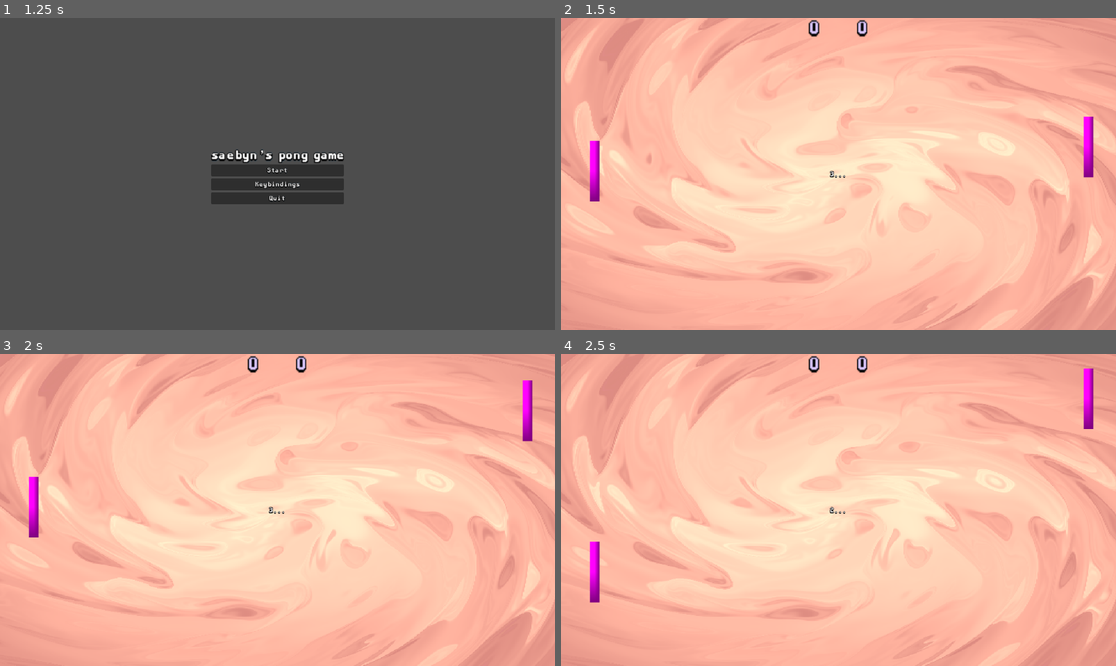
Above: before the commit, frames 1-4 (two rows, left to right).
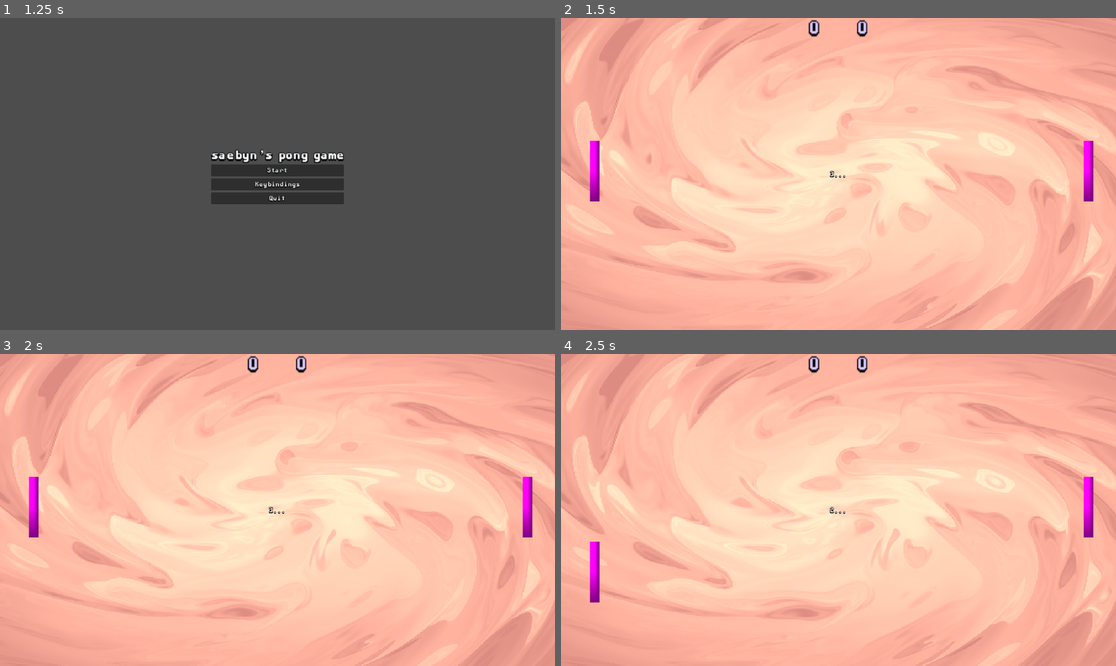
Above: after the commit, the same moments.

Repository: saebyn/godot-pong-game
Game: Godot game, scene res://scenes/splash.tscn
Two runs of this game, one before a commit and one after it. Both use one fixed random seed, a clock stepped at 60 frames per second and the inputs below.
Inputs (mouse positions are in pixels of both pictures, inside the frame that each line leads up to):
- Up to frame 1 (1.25 s): tap Enter at 0.5 s; move the mouse to (399, 158) at 0.52 s; hold W (move_up) from 0.53 s (still down); click (399, 158) at 0.67 s
- Up to frame 2 (1.5 s): release W (move_up) at 1.25 s; click "Start" at 1.25 s
- Up to frame 3 (2 s): no input
- Up to frame 4 (2.5 s): move the mouse to (727, 525) at 2.02 s; hold R (move_down) from 2.03 s (still down)

Frame 1 is identical in both runs. In frame 2, 0.4% of the frame differs, in the area x 94-96%, y 31-59%; in frame 3, 0.7%, in the area x 94-96%, y 8-59%; in frame 4, 0.7%.

Commit message:
Implement AI paddle movement based on ball bounce and connect bounce signal in main scene

Diff:
--- a/ai.gd
+++ b/ai.gd
@@ -3,25 +3,37 @@
 
 const CLOSE_ENOUGH = 5.0
 
-func get_ball_position() -> Vector2:
-  var ball := $"../Ball"
-  return ball.position
+var target: Vector2
+
+func _ready() -> void:
+  target = Vector2(0, get_viewport().size.y / 2)
+
+
+func on_bounce(ball_position: Vector2, ball_velocity: Vector2) -> void:
+  # This function is called when the ball bounces off the paddle
+  # if the velocity x component is moving to the right,
+  # then move the paddle towards where the ball will be when
+  # it's x position is matches the paddle's x position
+  if ball_velocity.x > 0:
+    print("Ball is moving to the right")
+    target.x = position.x
+    target.y = ball_position.y + ball_velocity.y * (position.x - ball_position.x) / ball_velocity.x
+  else:
+    print("Ball is moving to the left")
+    target = position
 
 
 func _physics_process(_delta: float) -> void:
-  # Determine a direction based on where the ball is relative the ai paddle
-  var ball_position := get_ball_position()
-
-  var distance = abs(ball_position.y - position.y)
+  var distance = abs(target.y - position.y)
 
   # If the ball is close enough, don't move
   if distance < CLOSE_ENOUGH:
     velocity.y = move_toward(velocity.y, 0, speed)
   else:
     var direction = 0
-    if ball_position.y < position.y:
+    if target.y < position.y:
       direction = -1
-    elif ball_position.y > position.y:
+    elif target.y > position.y:
       direction = 1
 
     velocity.y = direction * speed
--- a/ball.gd
+++ b/ball.gd
@@ -1,6 +1,8 @@
 extends CharacterBody2D
 
 class_name Ball
+
+signal bounce(position: Vector2, velocity: Vector2)
 
 const SPEED = 300.0
 const ACCELERATION = 20.0
@@ -41,12 +43,17 @@
     # Normalize the velocity vector (to get direction) and multiply by the new speed
     velocity = velocity.normalized() * speed
 
+    # Emit the bounce signal
+    bounce.emit(position, velocity)
+
 
 func reset():
   # Set the initial position of the ball
   position = Vector2(get_viewport().size.x / 2, get_viewport().size.y / 2)
   # Set a random direction for the ball
   velocity = random_direction() * SPEED
+
+  bounce.emit(position, velocity)
 
   $Sprite2D.visible = true
 
--- a/scenes/main.tscn
+++ b/scenes/main.tscn
@@ -172,6 +172,7 @@
 offset_right = 576.0
 offset_bottom = 324.0
 
+[connection signal="bounce" from="GameContainer/Ball" to="GameContainer/AI" method="on_bounce"]
 [connection signal="timeout" from="GameContainer/Ball/Timer" to="GameContainer/Ball" method="on_timeout"]
 [connection signal="ai_scored" from="GameContainer/PlayerGoalpost" to="GameContainer/Scoreboard" method="on_ai_scored"]
 [connection signal="body_entered" from="GameContainer/PlayerGoalpost" to="GameContainer/PlayerGoalpost" method="_on_Area2D_body_entered"]
